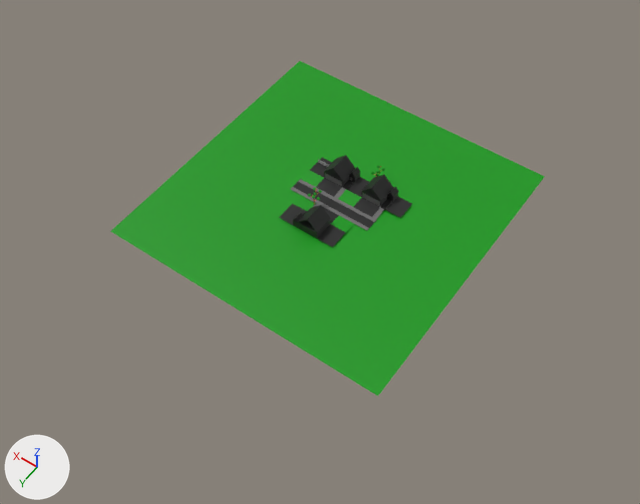
The Blender file Assets/Graphics/Blender/Street.blend: old version first, new version second.
Camera for both pictures: a camera (50 mm lens) standing at (-134.0, 196.0, 271.0) and looking at (-7.0, 19.0, -8.0). Lighting does not change. The marker at lower left points along +X, +Y and +Z.

In view in the first picture: 'House.001', 'House.002', 'House.003', 'Plane', 'Plane.001'.
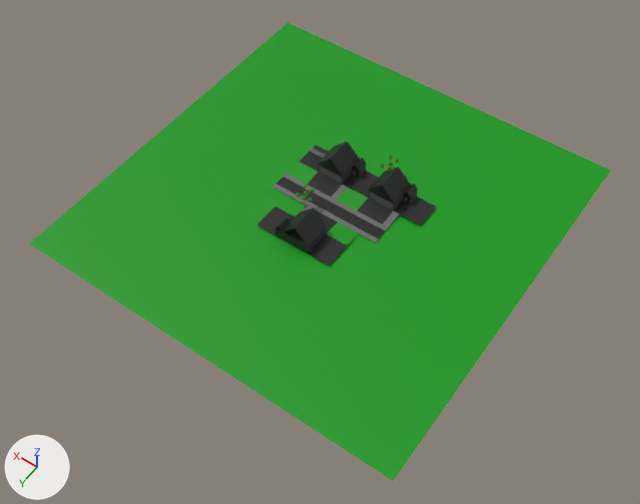
Where the newer file only moved an object's origin or applied its transform, the numbers keep the older frame.

Patch to the scene script:
```diff
--- a/Assets/Graphics/Blender/Street.blend.py
+++ b/Assets/Graphics/Blender/Street.blend.py
@@ ob_plane @@
 ob_plane = bpy.data.objects.new('Plane', me_plane)
-ob_plane.location = (9.8, 0.8, 0.4)
-ob_plane.scale = (0.439, 0.439, 0.439)
+ob_plane.location = (13.6, 2.7, 0.2)
+ob_plane.scale = (0.588, 0.588, 0.588)
 _m = ob_plane.modifiers.new('Mirror', 'MIRROR')
@@ ob_house_001 @@
 ob_house_001 = bpy.data.objects.new('House.001', me_plane_002)
-ob_house_001.location = (-12.6, -13.3, 0.9)
+ob_house_001.location = (-16.4, -16.2, 0.8)
 ob_house_001.rotation_euler = (0.0, 0.0, -3.142)  # degrees (0, 0, -180)
-ob_house_001.scale = (4.53, 4.53, 4.53)
+ob_house_001.scale = (6.05, 6.05, 6.05)
@@ ob_plane_001 @@
 ob_plane_001 = bpy.data.objects.new('Plane.001', me_plane_005)
-ob_plane_001.location = (0.0, 0.1, 0.1)
-ob_plane_001.scale = (-63.1, -63.1, -63.1)
+ob_plane_001.location = (0.4, 1.7, -0.3)
+ob_plane_001.scale = (-84.4, -84.4, -84.4)
@@ ob_house_003 @@
 ob_house_003 = bpy.data.objects.new('House.003', me_plane_007)
-ob_house_003.location = (-31.3, -13.3, 0.9)
+ob_house_003.location = (-41.4, -16.2, 0.8)
 ob_house_003.rotation_euler = (0.0, 0.0, -3.142)  # degrees (0, 0, -180)
-ob_house_003.scale = (4.53, 4.53, 4.53)
+ob_house_003.scale = (6.05, 6.05, 6.05)
@@ ob_house_002 @@
 ob_house_002 = bpy.data.objects.new('House.002', me_plane_008)
-ob_house_002.location = (17.4, 14.8, 0.8)
-ob_house_002.scale = (4.53, 4.53, 4.53)
+ob_house_002.location = (23.8, 21.4, 0.7)
+ob_house_002.scale = (6.05, 6.05, 6.05)
```

Location of each change, [x1, y1, x2, y2] in pixels of the pictures (640 x 504 px):
'Plane.001', moved, rescaled (34% wider, 37% taller)
    before: [111, 61, 545, 396]
    after: [29, 23, 611, 481]
'House.002', moved, rescaled (34% wider, 33% taller)
    before: [279, 203, 354, 247]
    after: [257, 206, 358, 265]
'House.003', moved, rescaled (33% wider, 36% taller)
    before: [338, 175, 412, 219]
    after: [337, 167, 436, 227]
'House.001', moved, rescaled (35% wider, 31% taller)
    before: [301, 155, 369, 199]
    after: [287, 142, 379, 200]
'Plane', moved, rescaled (33% wider, 37% taller)
    before: [291, 179, 377, 230]
    after: [273, 173, 388, 243]
